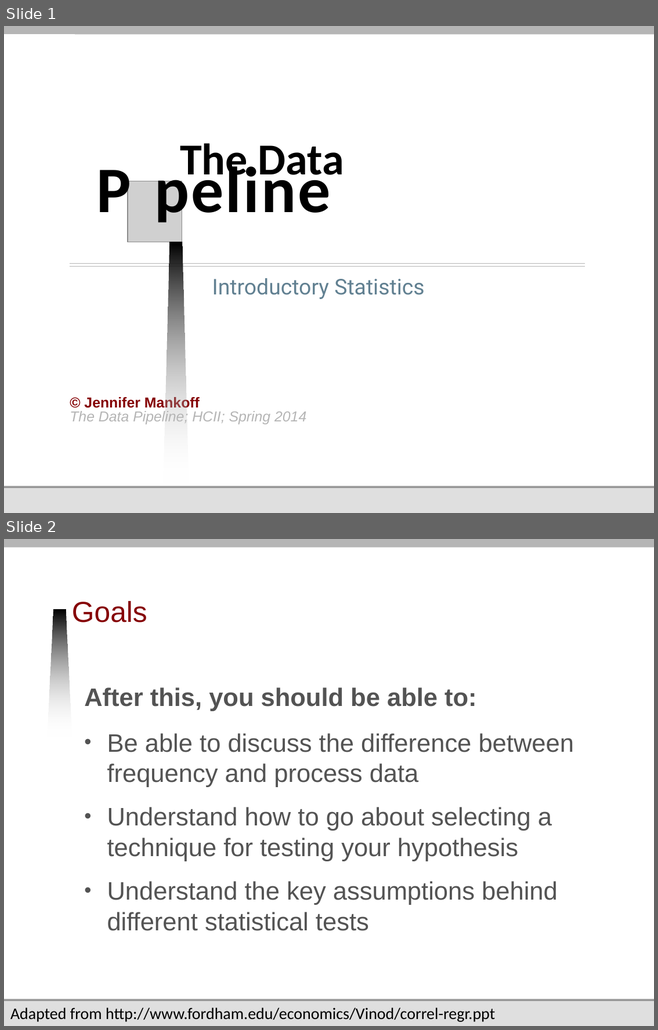
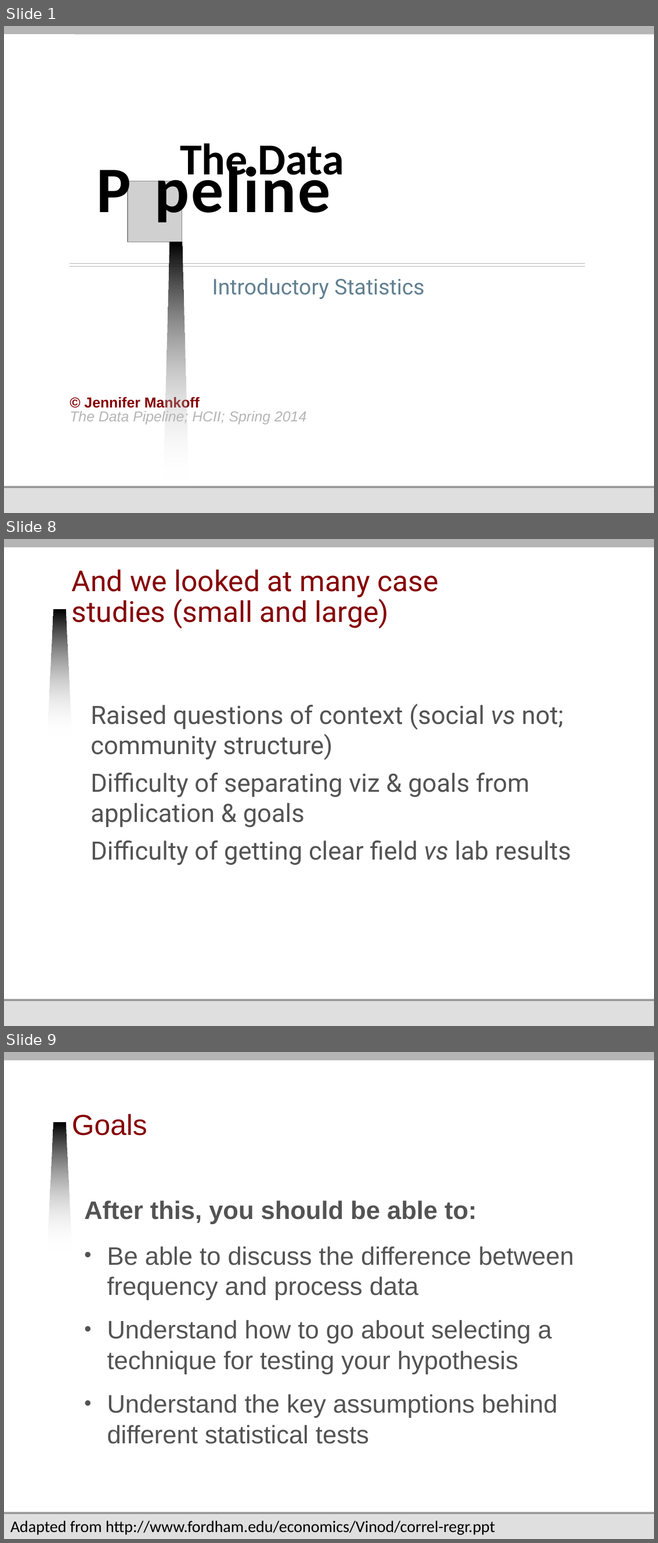
Before and after one commit to jmankoff/data, a slide deck: Lectures/10 Introductory Statistics.pptx. Shown one above the other, each under a label of ours: slides 1 and 2 before the commit, slides 1, 8 and 9 after it; the slides between them are not shown. The pictures are 658x1030 and 658x1543 pixels, drawn with LibreOffice and Linux fonts; fonts in the diff are those of the drawing; grey boxes stand for pictures; background and template pictures are left out. Boxes give left, top, right and bottom in pixels: in the first picture for what was removed or moved away, otherwise in the second. Text is boxed around its words. In the diff, an @@ line names an element or a change of style, - is before the commit and + after.

```diff
--- a/Lectures/10 Introductory Statistics.pptx
+++ b/Lectures/10 Introductory Statistics.pptx
@@ slide 8 added at box(4, 539, 654, 1026), background #FFFFFF; not listed: 6 template elements that a slide beside it also shows @@
@@ title added at box(72, 569, 438, 628), 32 pt, text #850205 @@
+And we looked at many case studies (small and large)
@@ text added at box(90, 704, 571, 866), 28 pt, text #535353 @@
+Raised questions of context (social vs not; community structure)
+Difficulty of separating viz & goals from application & goals
+Difficulty of getting clear field vs lab results
@@ what was slide 2 is now slide 9 @@
```
Also in this commit, not shown: 23 slides changed, 6 other slides added, 9 other files.
